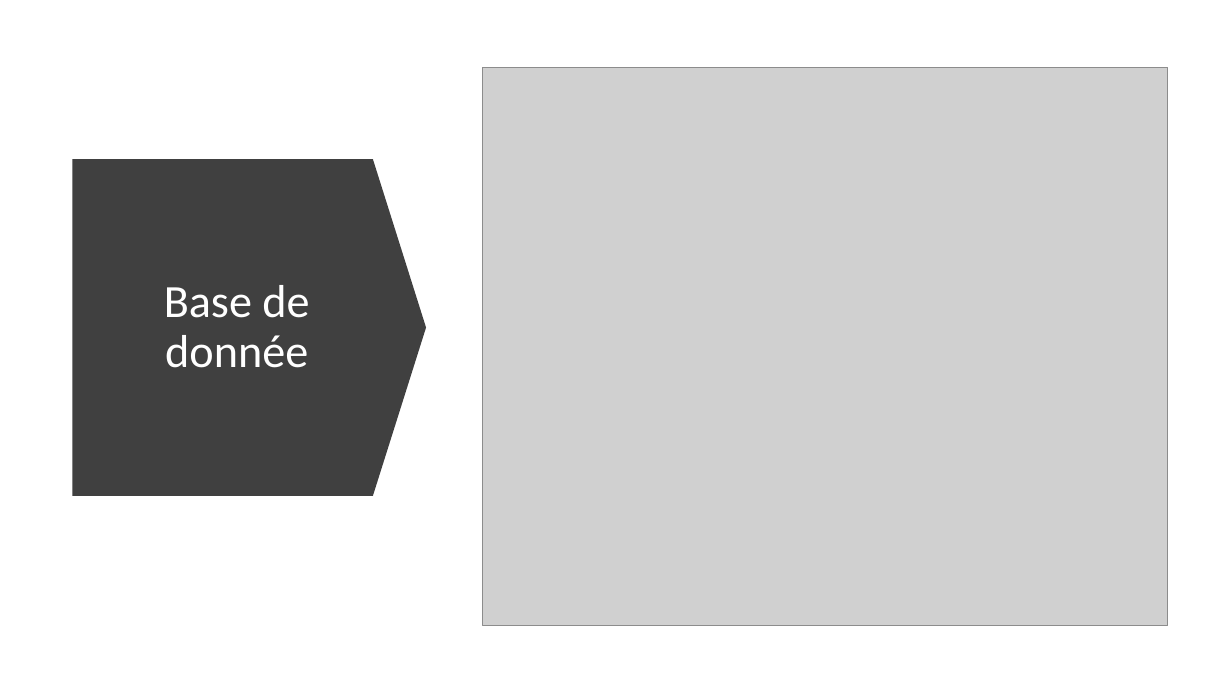
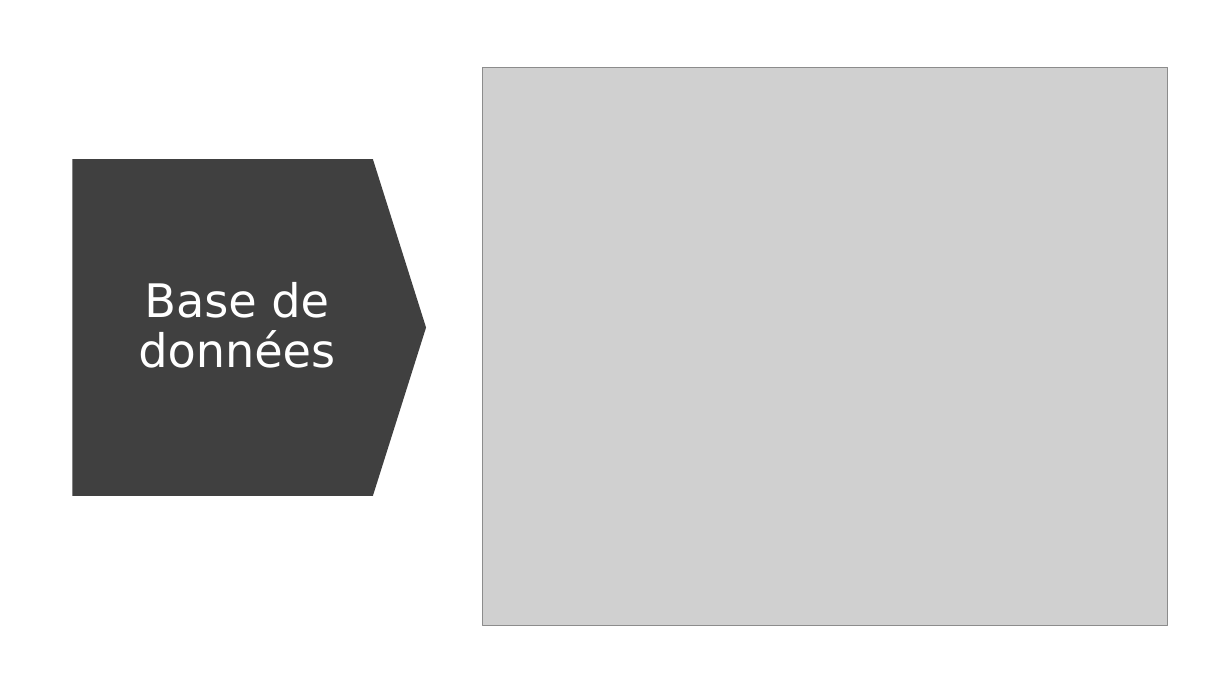
Before and after one commit to dpicca/Montreux-Jazz-Memories, a slide deck: slide 2 of Montreux Jazz Memories Bilan 30.03.22.pptx. Drawn at 1232x693 pixels with LibreOffice and Linux fonts; fonts in the diff are those of the drawing; grey boxes stand for pictures. Boxes give left, top, right and bottom in pixels: in the first picture for what was removed or moved away, otherwise in the second. Text is boxed around its words. In the diff, an @@ line names an element or a change of style, - is before the commit and + after.

```diff
--- a/Montreux Jazz Memories Bilan 30.03.22.pptx
+++ b/Montreux Jazz Memories Bilan 30.03.22.pptx
@@ title at <box>138,282,335,368</box>: text changed; font Calibri to DejaVu Sans @@
-Base de donnée
+Base de données
```
Also in this commit, not shown: 1 other slide changed, 1 slide added, 1 slide removed, 2 other files.
